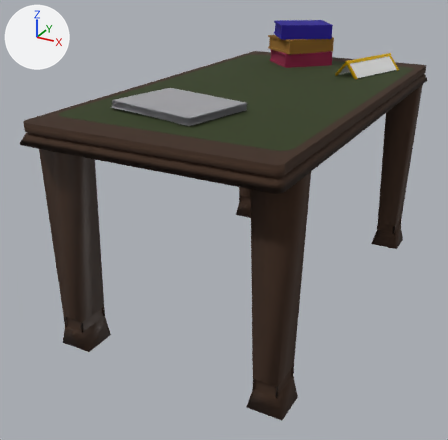
The glTF model ww-2-archives-game/assets/models/louka/bureau.glb as it was, and as the next commit left it.
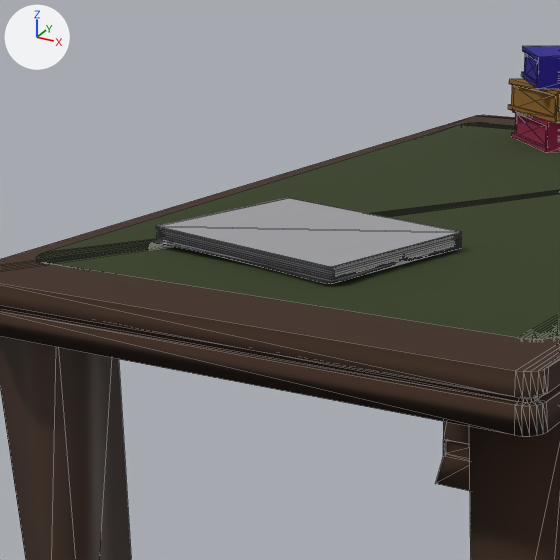
Each version appears first whole from a 50 mm camera at (0.903, -1.918, 1.196) aimed at (-0.083, -0.126, 0.299), and next in a close-up on the part from 9% to 65% of the width and 0% to 57% of the height. The lights are fixed; the arrows at upper left show +X, +Y and +Z. The older version's two pictures come first. The close-ups show mesh edges as thin lines. Vertices at exactly the same position are counted once.

In view in the first close-up: 'bureau'.
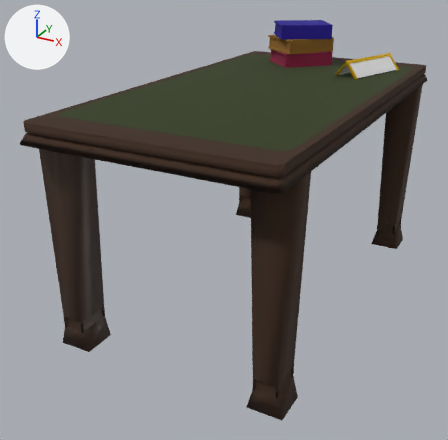
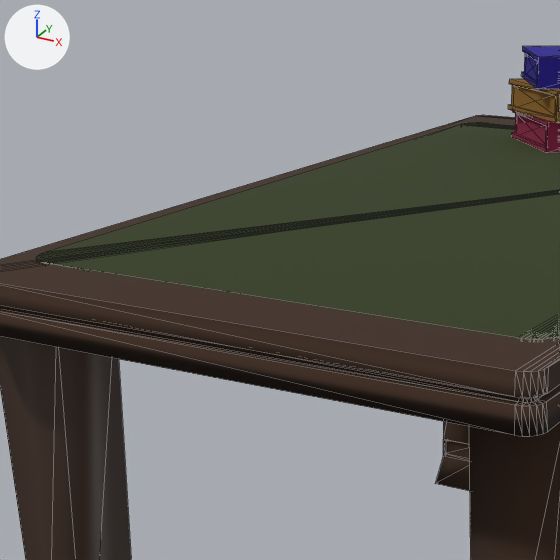
Changed parts and their boxes (x1, y1, x2, y2) in the close-ups (560 x 560 px):
part 1 of me_bureau, deleted
    before: (154, 198, 462, 284)

What changed in the scene script:
```text
Change me_bureau:
    used by ob_bureau; location = (0.0, 0.0, 0.0)
    remove me_bureau.from_pydata(...)  # 640 vertices, 1056 faces; spans x -0.399..0.399, y -0.743..0.743, z 0.0..0.918
    add me_bureau.from_pydata(...)  # 544 vertices, 1008 faces; spans x -0.399..0.399, y -0.743..0.743, z 0.0..0.918
    me_bureau part 1: 24 loose pieces with 96 vertices, spanning x -0.267..0.104, y -0.557..-0.244, z 0.763..0.783, are deleted
```
